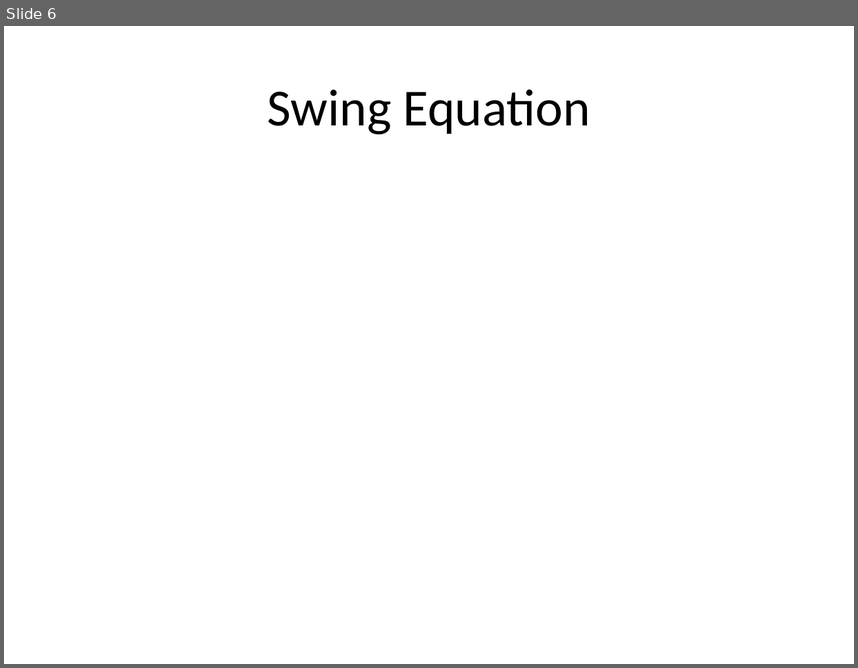
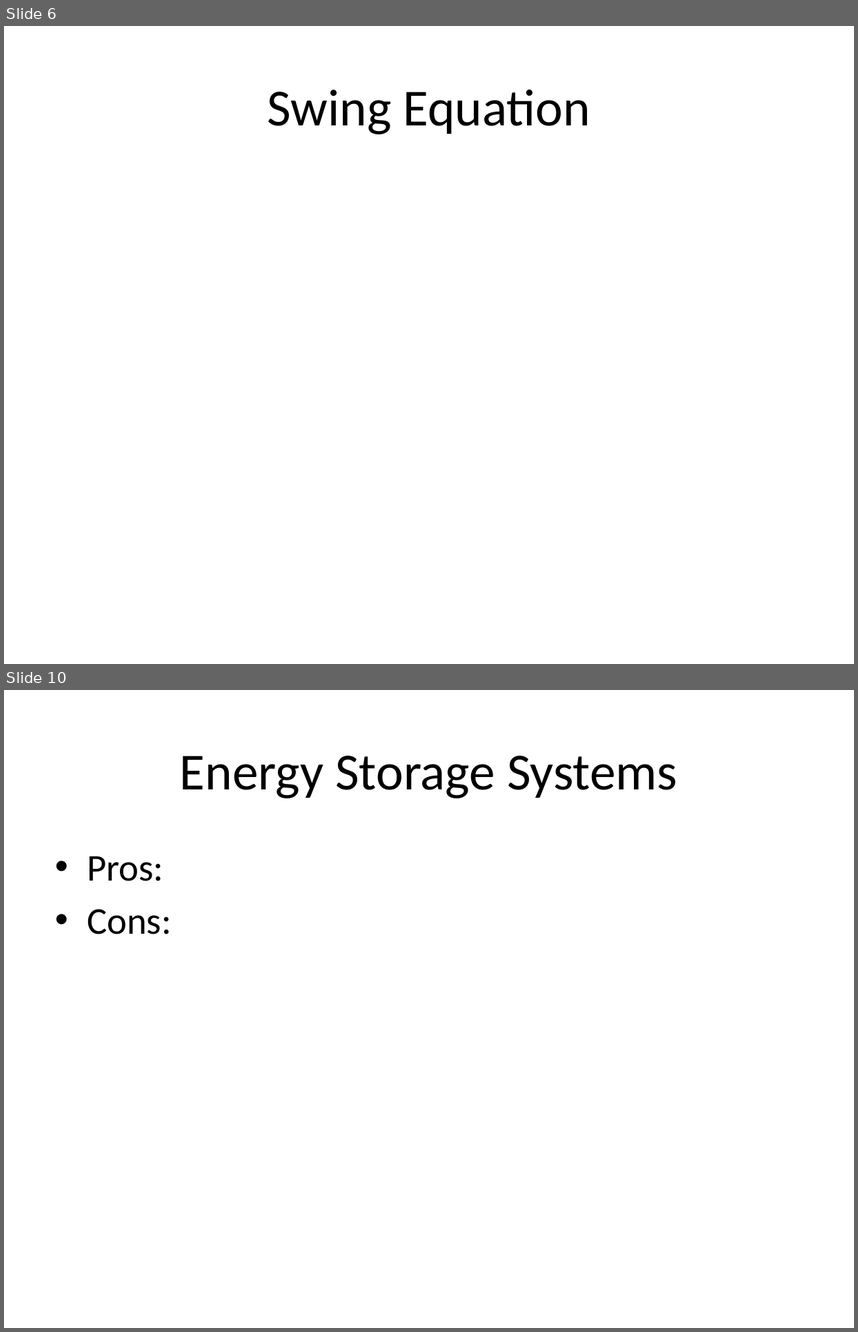
Before and after one commit to mswan96/SUPERB, a slide deck: Literature Review.pptx. Shown one above the other, each under a label of ours: slide 6 before the commit, slides 6 and 10 after it; the slides between them are not shown. The pictures are 858x668 and 858x1332 pixels, drawn with LibreOffice and Linux fonts; fonts in the diff are those of the drawing. Boxes give left, top, right and bottom in pixels: in the first picture for what was removed or moved away, otherwise in the second. Text is boxed around its words. In the diff, an @@ line names an element or a change of style, - is before the commit and + after.

```diff
--- a/Literature Review.pptx
+++ b/Literature Review.pptx
@@ slide 10 added at [4, 690, 854, 1328], background #FFFFFF @@
@@ title added at [180, 756, 677, 798], 44 pt, text #000000 @@
+Energy Storage Systems
@@ text added at [87, 856, 172, 934], 32 pt, text #000000 @@
+• Pros:
+• Cons:
```
Also in this commit, not shown: 4 slides changed, 3 other slides added, 1 slide removed.
